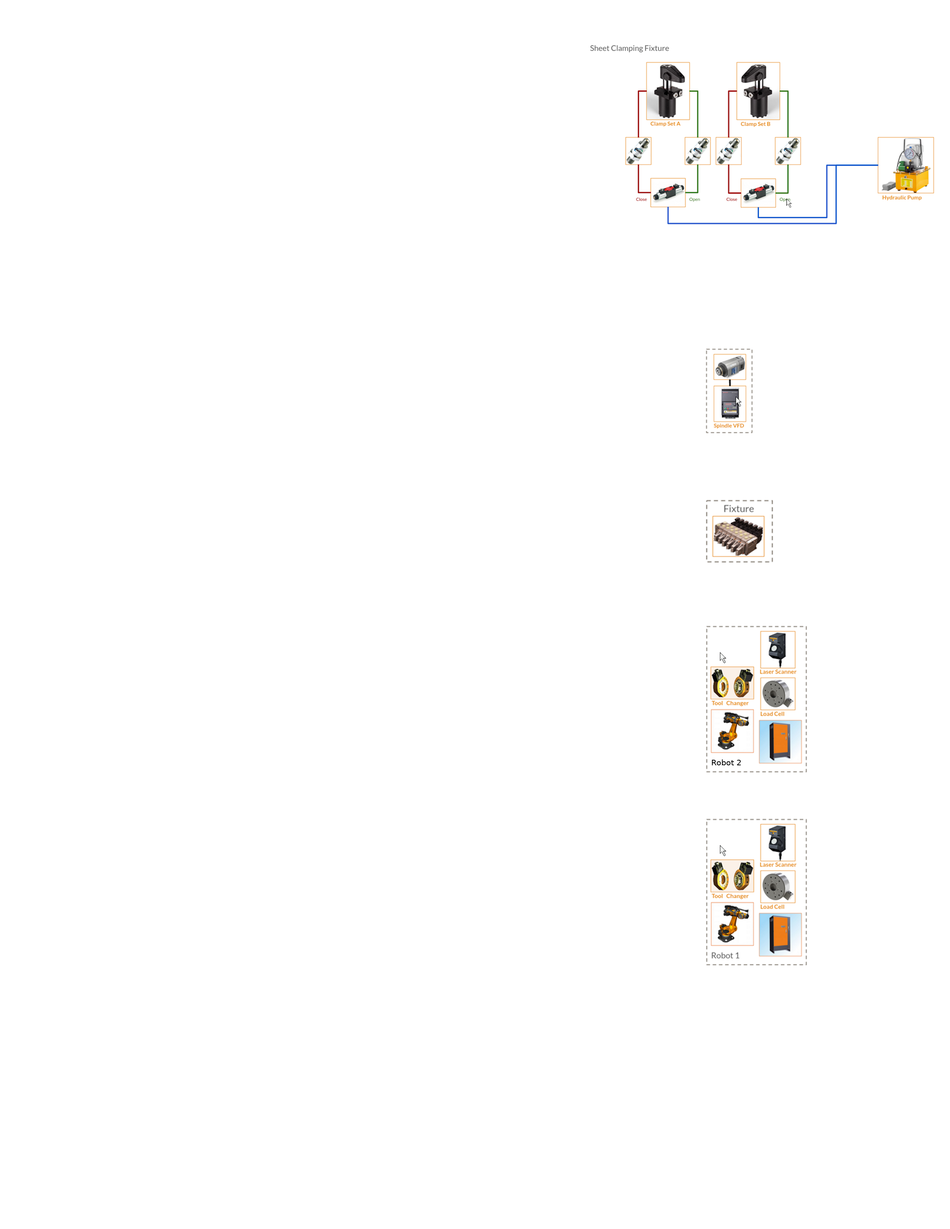
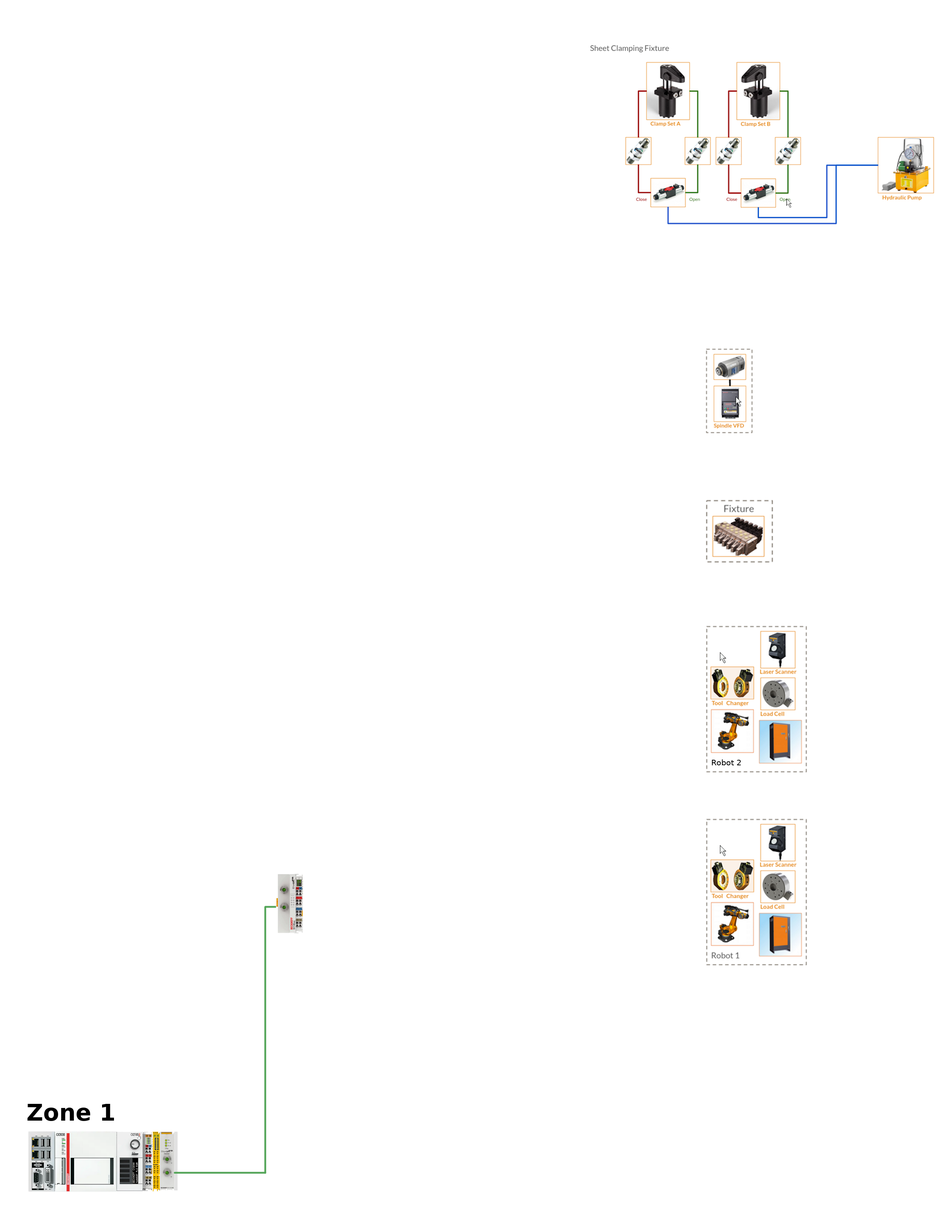
Layered file, before and after one edit (950×1229). Changes by layer:
added group "Fieldbus" with 10 layers above "Systems" over 27, 873, 303, 1193
added group "Zone2" with 1 layers in group "Fieldbus" over 276, 873, 303, 934
added layer "EK1100-0008" in group "Zone2" over 276, 873, 303, 934
added group "Zone1" with 7 layers in group "Fieldbus" over 27, 905, 277, 1193
added layer "M8-cable" in group "Zone1" over 173, 905, 277, 1175
added layer "EL9011" in group "Zone1" over 174, 1131, 178, 1191
added layer "EK1122" in group "Zone1" over 159, 1131, 176, 1191
added layer "CX2100" in group "Zone1" over 116, 1131, 153, 1192
added layer "CX2030" in group "Zone1" over 28, 1130, 117, 1193
added layer "EL1918" in group "Zone1" over 152, 1131, 161, 1193
added layer "Zone 1" in group "Zone1" over 27, 1104, 114, 1122
